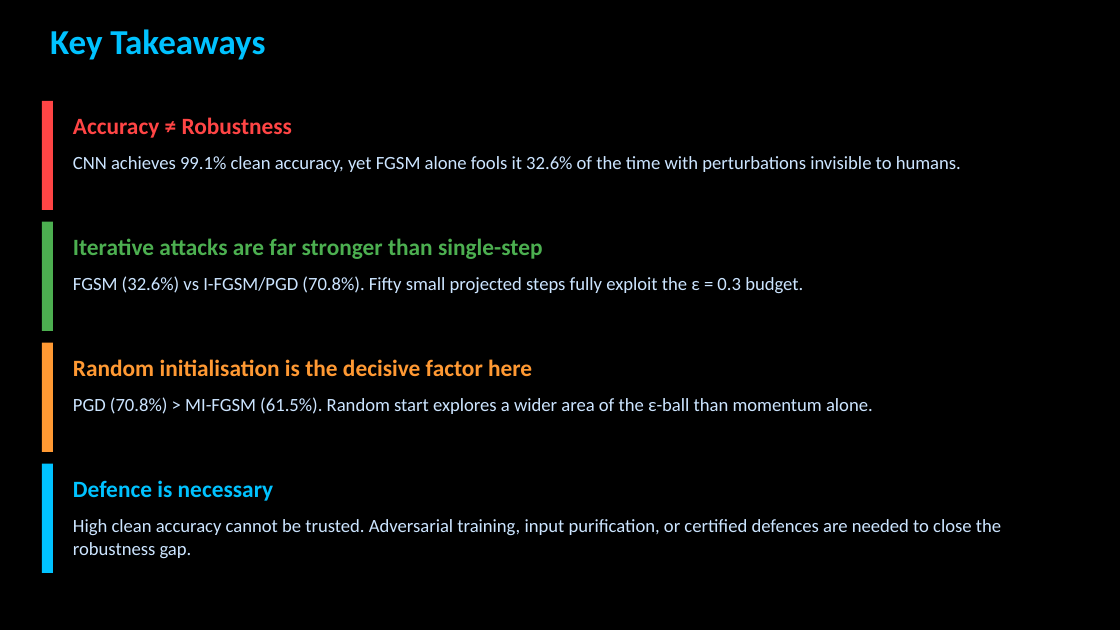
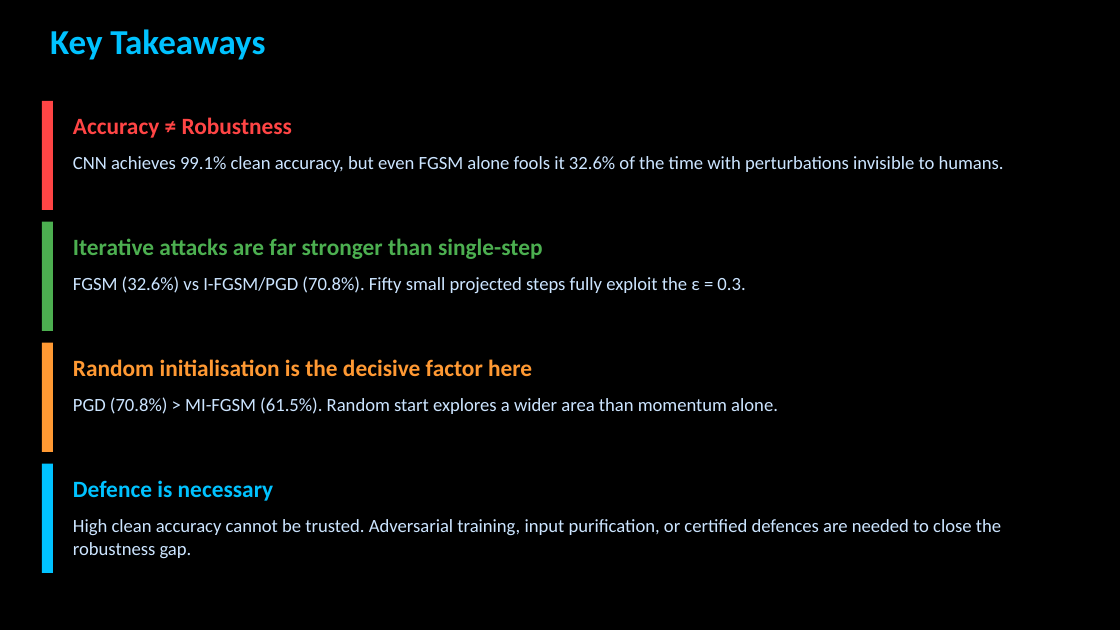
Before and after one commit to zxu235/ai-hw-spring-2026-Ziru-Xu, a slide deck: slide 6 of Assignment7.1-Attack_MNIST_Presentation.pptx. Drawn at 1120x630 pixels with LibreOffice and Linux fonts; fonts in the diff are those of the drawing; background and template pictures are left out. Boxes give left, top, right and bottom in pixels: in the first picture for what was removed or moved away, otherwise in the second. Text is boxed around its words. In the diff, an @@ line names an element or a change of style, - is before the commit and + after.

```diff
--- a/Assignment7.1-Attack_MNIST_Presentation.pptx
+++ b/Assignment7.1-Attack_MNIST_Presentation.pptx
@@ text at (73,156,1004,172): text changed @@
-CNN achieves 99.1% clean accuracy, yet FGSM alone fools it 32.6% of the time with perturbations invisible to humans.
+CNN achieves 99.1% clean accuracy, but even FGSM alone fools it 32.6% of the time with perturbations invisible to humans.
@@ text at (73,276,745,293): text changed @@
-FGSM (32.6%) vs I-FGSM/PGD (70.8%). Fifty small projected steps fully exploit the ε = 0.3 budget.
+FGSM (32.6%) vs I-FGSM/PGD (70.8%). Fifty small projected steps fully exploit the ε = 0.3.
@@ text at (73,397,778,414): text changed @@
-PGD (70.8%) > MI-FGSM (61.5%). Random start explores a wider area of the ε-ball than momentum alone.
+PGD (70.8%) > MI-FGSM (61.5%). Random start explores a wider area than momentum alone.
```
Also in this commit, not shown: 4 other slides changed, 1 slide added, 1 slide removed, 1 other file.
